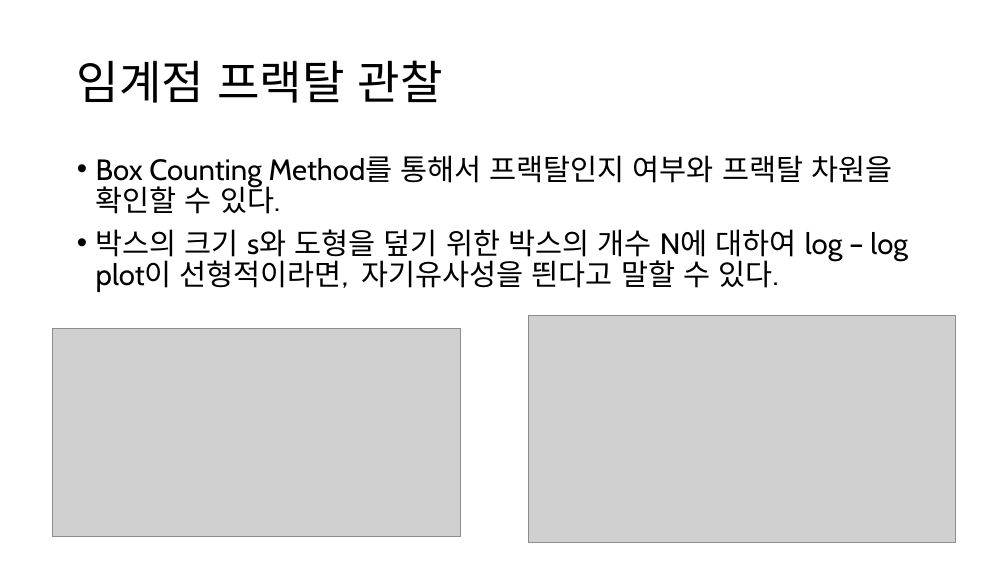
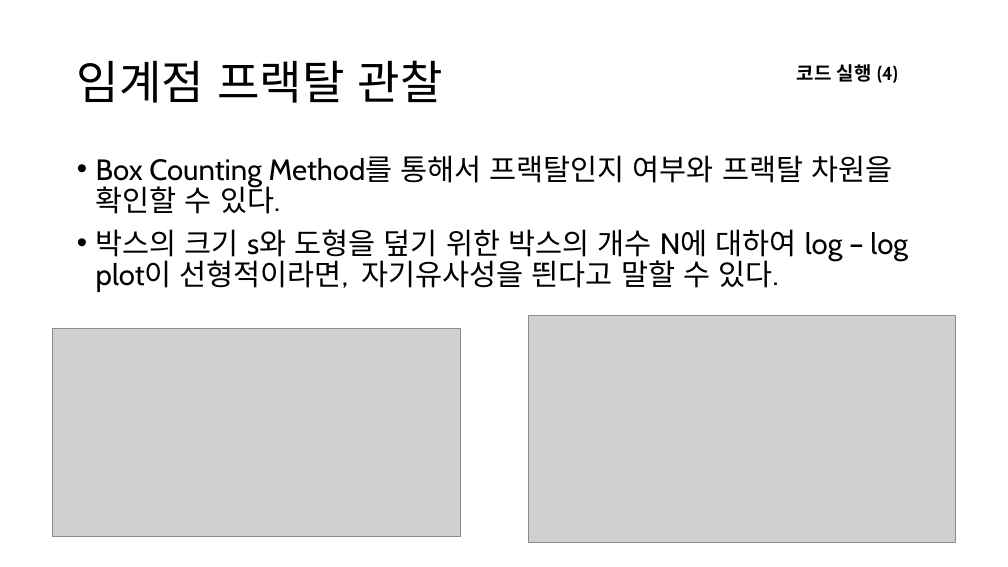
Before and after one commit to singrum/percolation-model, a slide deck: slide 16 of percolation.pptx (slide 18 before the commit). Drawn at 1008x567 pixels with LibreOffice and Linux fonts; fonts in the diff are those of the drawing; grey boxes stand for pictures. Boxes give left, top, right and bottom in pixels: in the first picture for what was removed or moved away, otherwise in the second. Text is boxed around its words. In the diff, an @@ line names an element or a change of style, - is before the commit and + after.

```diff
--- a/percolation.pptx
+++ b/percolation.pptx
@@ text added at box(797, 64, 898, 83), 18 pt, text #000000, bold @@
+코드 실행 (4)
```
Also in this commit, not shown: 5 other slides changed, 5 slides added, 7 slides removed, 1 other file.
